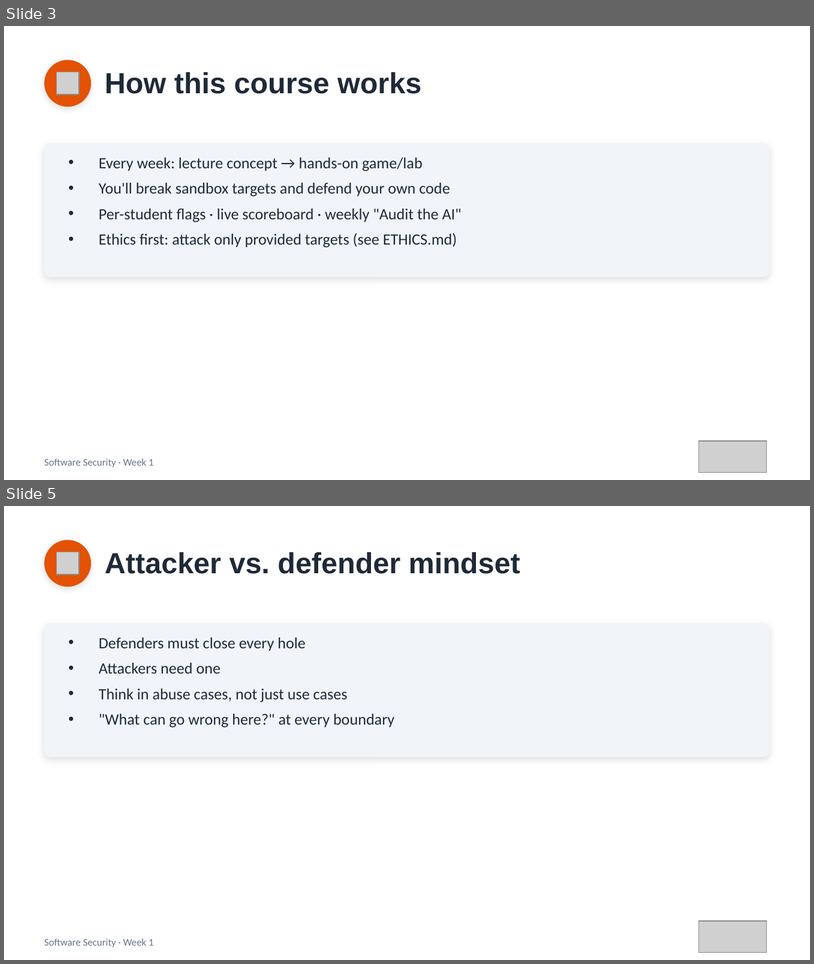
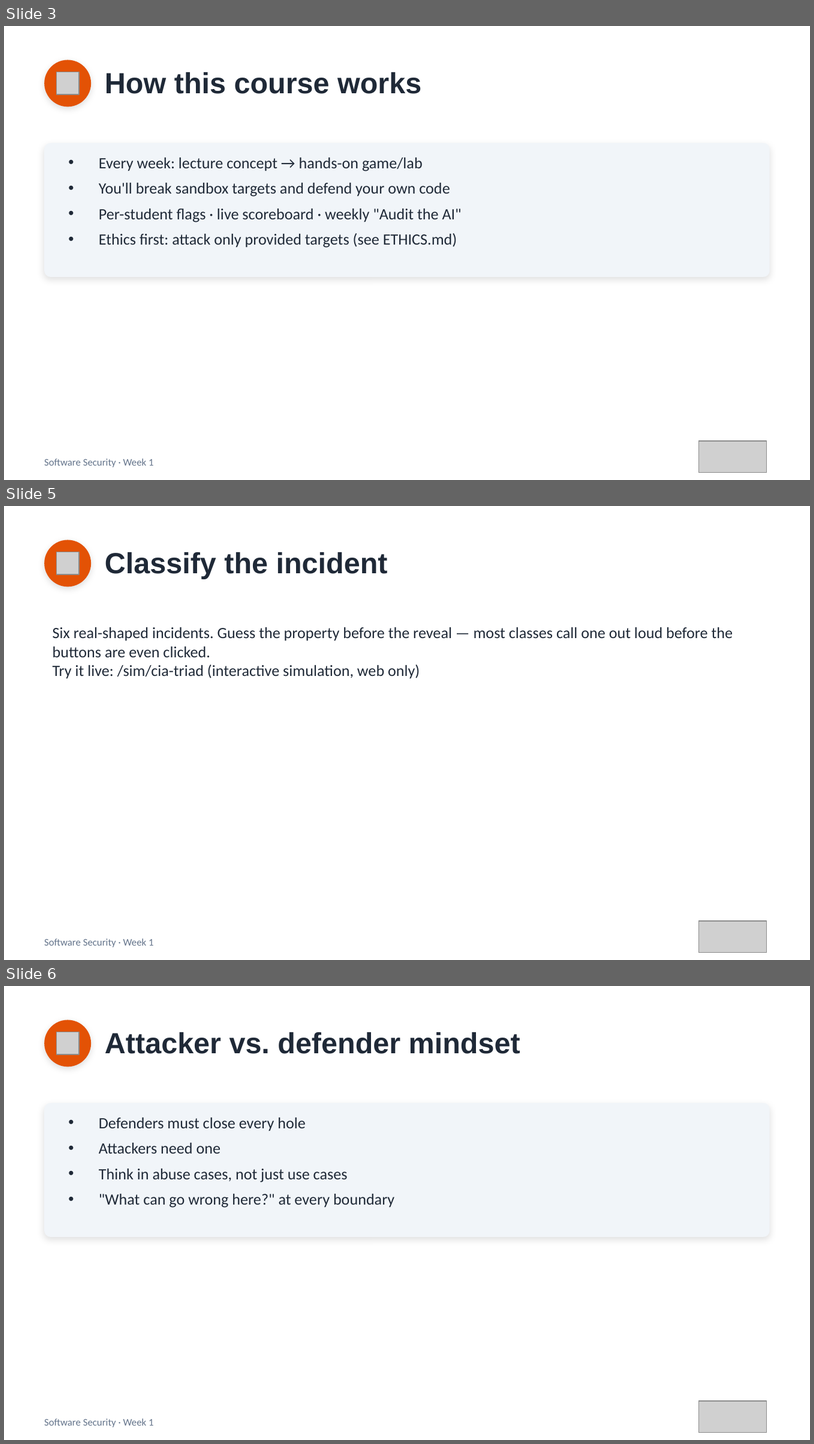
Before and after one commit to 6531503085Sutapat/software-security, a slide deck: slides/pptx/week01.pptx. Shown one above the other, each under a label of ours: slides 3 and 5 before the commit, slides 3, 5 and 6 after it; the slides between them are not shown. The pictures are 814x964 and 814x1444 pixels, drawn with LibreOffice and Linux fonts; fonts in the diff are those of the drawing; grey boxes stand for pictures. Boxes give left, top, right and bottom in pixels: in the first picture for what was removed or moved away, otherwise in the second. Text is boxed around its words. In the diff, an @@ line names an element or a change of style, - is before the commit and + after.

```diff
--- a/slides/pptx/week01.pptx
+++ b/slides/pptx/week01.pptx
@@ slide 5 added at bbox=[4, 506, 810, 960], background #FFFFFF @@
@@ ellipse added at bbox=[44, 540, 91, 586], fill #E35205 @@
@@ picture added at bbox=[56, 552, 79, 574] @@
@@ text added at bbox=[105, 552, 388, 579], 26 pt, text #1F2937, bold @@
+Classify the incident
@@ text added at bbox=[53, 627, 733, 679], 14 pt, text #1F2937 @@
+Six real-shaped incidents. Guess the property before the reveal — most classes call one out loud before the buttons are even clicked.
+Try it live: /sim/cia-triad (interactive simulation, web only)
@@ picture added at bbox=[699, 921, 767, 952] @@
@@ text added at bbox=[44, 938, 154, 947], 9 pt, text #64748B @@
+Software Security · Week 1
@@ what was slide 5 is now slide 6 @@
```
Also in this commit, not shown: 5 slides changed, 3 other slides added, 6 other files.
